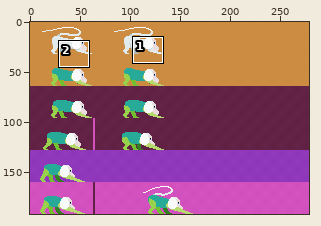
Pixel-art file, stored at animations-dev/micca-crouch-walk.aseprite. Above, an overview of the earlier version with the close-up marked.
Close-up. First the earlier version:
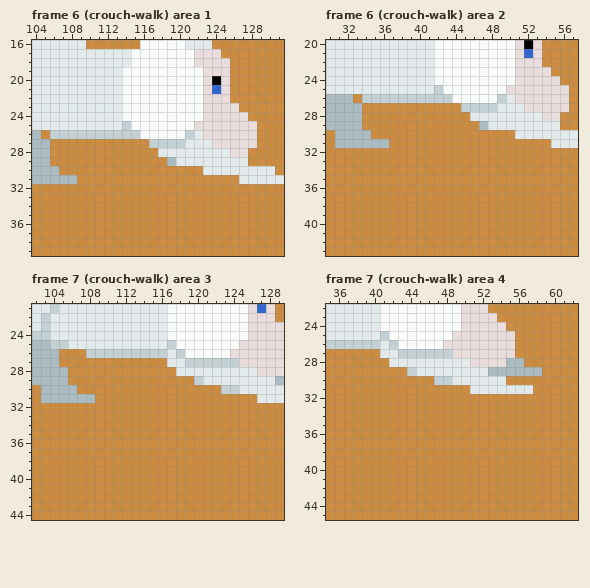
279x192 pixels, 28 frames. Shown: frame 6 (crouch-walk) area 1: x 104..131, y 16..39; frame 6 (crouch-walk) area 2: x 30..57, y 20..43; frame 7 (crouch-walk) area 3: x 102..129, y 21..44; frame 7 (crouch-walk) area 4: x 35..62, y 22..45. The commit also changed other frames or places, which this record leaves out.
Now the later version:
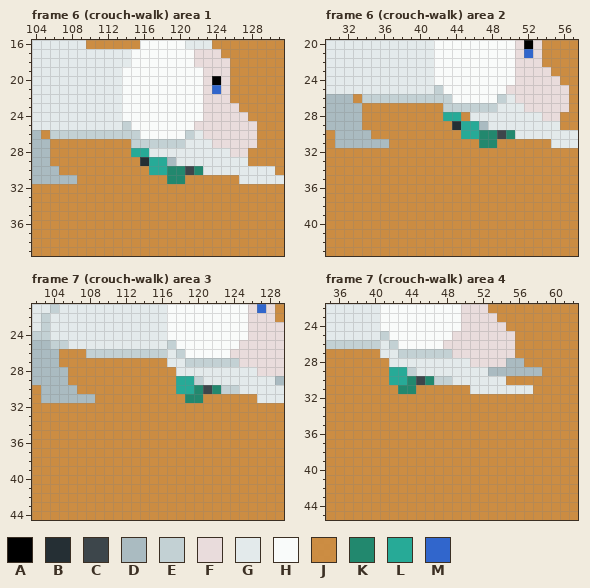
Palette (. is transparent): A #000000  B #252f34  C #3d464b  D #aabbc1  E #c3d1d4  F #e9dcdc  G #e3eaeb  H #f9fbfa  J #cd8a34e6  K #22886e  L #27aa97  M #3166cc
The exact change:
{"change": "layer \"micca crouch v2 Copy Copy Copy Copy Copy\" added"}
{"change": "layer \"micca crouch v2 Copy Copy Copy Copy Copy\" added"}
{"where": "frame 6 (crouch-walk) area 1, layers \"micca crouch v2 Copy Copy Copy Copy Copy\", \"micca crouch v2 Copy Copy Copy Copy Copy\""}
{"frame":6,"y":27,"x":115,"old":"JJ","new":"EE"}
{"frame":6,"y":28,"x":115,"old":"JJJ","new":"LLG"}
{"frame":6,"y":29,"x":116,"old":"JJJ","new":"BLL"}
{"frame":6,"y":30,"x":117,"old":"JJJJJJ","new":"LLKKCK"}
{"frame":6,"y":31,"x":119,"old":"JJ","new":"KK"}
{"where": "frame 6 (crouch-walk) area 2, layers \"micca crouch v2 Copy Copy Copy Copy Copy\", \"micca crouch v2 Copy Copy Copy Copy Copy\""}
{"frame":6,"y":27,"x":43,"old":"JJ","new":"EE"}
{"frame":6,"y":28,"x":43,"old":"JJ","new":"LL"}
{"frame":6,"y":29,"x":44,"old":"JJJ","new":"BLL"}
{"frame":6,"y":30,"x":45,"old":"JJJJJJ","new":"LLKKCK"}
{"frame":6,"y":31,"x":47,"old":"JJ","new":"KK"}
{"where": "frame 7 (crouch-walk) area 3, layer \"micca crouch v2 Copy Copy Copy Copy Copy\""}
{"frame":7,"y":29,"x":118,"old":"JJ","new":"LL"}
{"frame":7,"y":30,"x":118,"old":"JJJJJ","new":"LLKCK"}
{"frame":7,"y":31,"x":119,"old":"JJ","new":"KK"}
{"where": "frame 7 (crouch-walk) area 4, layer \"micca crouch v2 Copy Copy Copy Copy Copy\""}
{"frame":7,"y":29,"x":42,"old":"JJ","new":"LL"}
{"frame":7,"y":30,"x":42,"old":"JJJJJ","new":"LLKCK"}
{"frame":7,"y":31,"x":43,"old":"JJ","new":"KK"}
{"label":"changed","picture_box":[131,139,203,184]}
{"label":"changed","picture_box":[443,103,515,148]}
{"label":"changed","picture_box":[176,376,221,403]}
{"label":"changed","picture_box":[389,367,434,394]}
